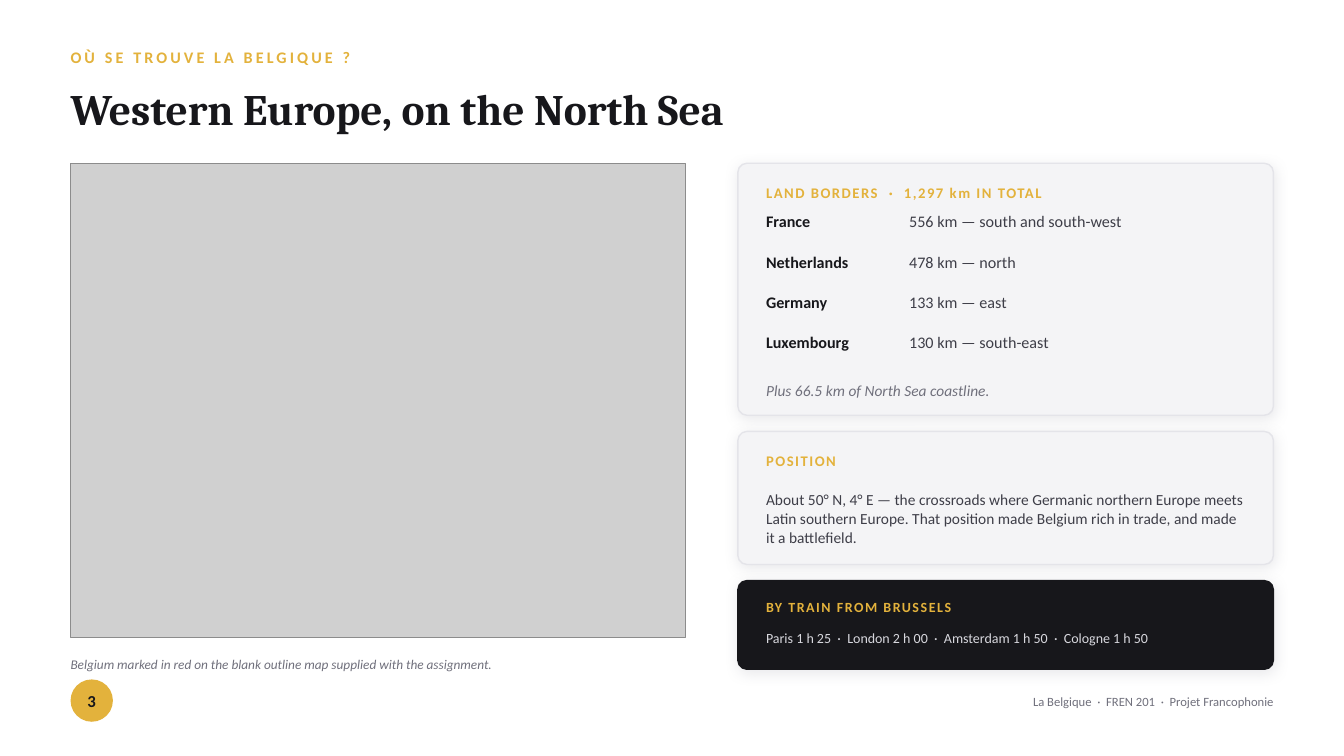
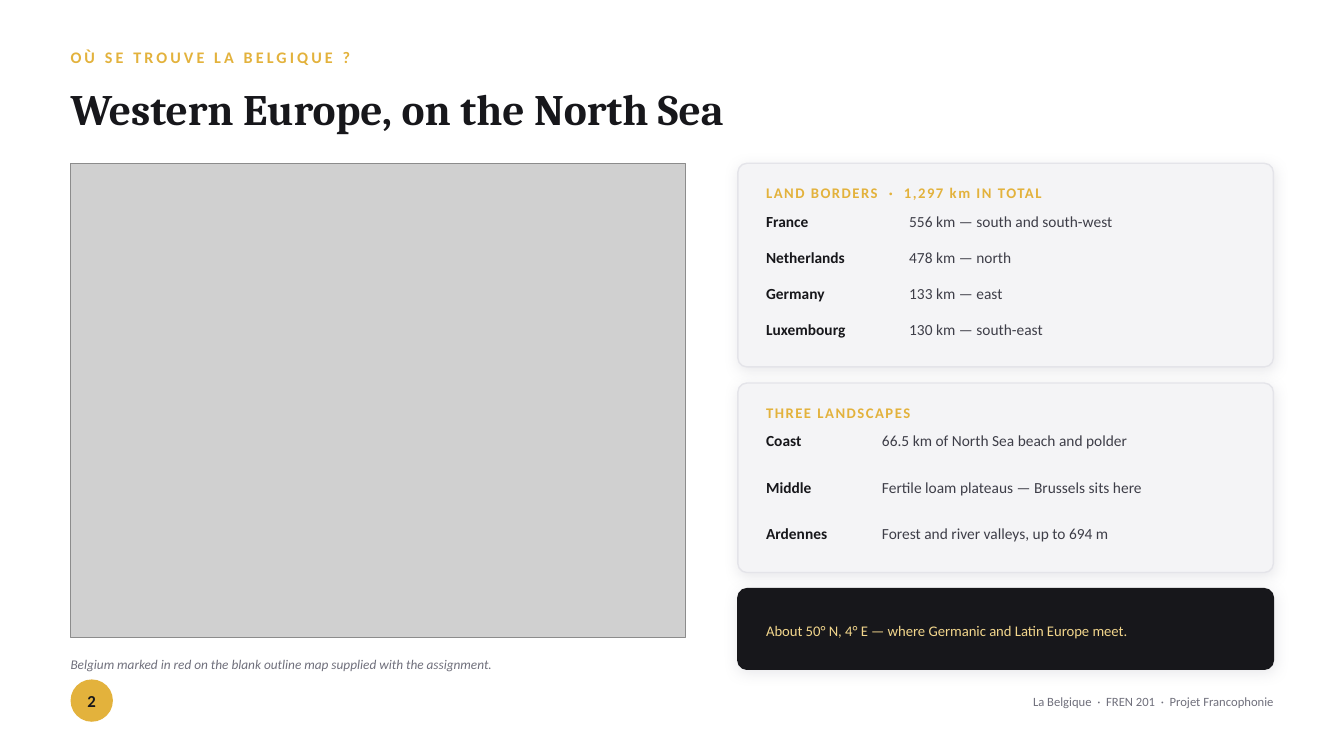
Before and after one commit to zman300z/BOYNT-WORK, a slide deck: slide 2 of fren201-belgium/La_Belgique_FREN201.pptx (slide 3 before the commit). Drawn at 1344x756 pixels with LibreOffice and Linux fonts; fonts in the diff are those of the drawing; grey boxes stand for pictures. Boxes give left, top, right and bottom in pixels: in the first picture for what was removed or moved away, otherwise in the second. Text is boxed around its words. In the diff, an @@ line names an element or a change of style, - is before the commit and + after.

```diff
--- a/fren201-belgium/La_Belgique_FREN201.pptx
+++ b/fren201-belgium/La_Belgique_FREN201.pptx
@@ rounded rectangle resized from (x1=738, y1=163, x2=1273, y2=415) to (x1=738, y1=163, x2=1273, y2=367) @@
@@ text "Germany" moved from (x1=766, y1=297, x2=827, y2=311) to (x1=766, y1=289, x2=825, y2=302) @@
@@ text "133 km — east" moved from (x1=909, y1=297, x2=1006, y2=308) to (x1=909, y1=288, x2=1002, y2=299) @@
@@ size 11.5 to 11 pt in 8 elements at (x1=909, y1=216, x2=1112, y2=227), (x1=766, y1=217, x2=808, y2=227), (x1=909, y1=252, x2=1011, y2=263), (x1=766, y1=252, x2=845, y2=263), (x1=909, y1=288, x2=1002, y2=299), (x1=766, y1=289, x2=825, y2=302), (x1=909, y1=324, x2=1042, y2=335), (x1=766, y1=324, x2=845, y2=338) @@
@@ text "Luxembourg" moved from (x1=766, y1=336, x2=849, y2=351) to (x1=766, y1=324, x2=845, y2=338) @@
@@ text "130 km — south-east" moved from (x1=909, y1=337, x2=1048, y2=348) to (x1=909, y1=324, x2=1042, y2=335) @@
@@ proportions changed in 3 elements at (x1=738, y1=163, x2=1273, y2=367), (x1=738, y1=589, x2=1273, y2=669), (x1=738, y1=383, x2=1273, y2=573) @@
@@ rounded rectangle resized from (x1=738, y1=432, x2=1273, y2=565) to (x1=738, y1=383, x2=1273, y2=573) @@
@@ text added at (x1=766, y1=399, x2=1245, y2=425), 10.5 pt, text #E3B23C, bold @@
+THREE LANDSCAPES
@@ vertical alignment middle to top in 3 elements at (x1=882, y1=435, x2=1127, y2=449), (x1=882, y1=482, x2=1142, y2=496), (x1=766, y1=436, x2=801, y2=446) @@
@@ text at (x1=766, y1=436, x2=801, y2=446): text changed; size 10.5 to 11 pt; text colour #E3B23C to #17171B @@
-POSITION
+Coast
@@ text at (x1=882, y1=435, x2=1127, y2=449): text changed; text colour #70707C to #3E3E48; italic off @@
-Plus 66.5 km of North Sea coastline.
+66.5 km of North Sea beach and polder
@@ text removed at (x1=766, y1=494, x2=1243, y2=543) @@
-About 50° N, 4° E — the crossroads where Germanic northern Europe meets Latin southern Europe. That position made Belgium rich in trade, and made it a battlefield.
@@ text added at (x1=766, y1=482, x2=811, y2=493), 11 pt, text #17171B, bold @@
+Middle
@@ text at (x1=882, y1=482, x2=1142, y2=496): text changed; size 10 to 11 pt; text colour #E3B23C to #3E3E48; bold off @@
-BY TRAIN FROM BRUSSELS
+Fertile loam plateaus — Brussels sits here
@@ text added at (x1=766, y1=528, x2=827, y2=539), 11 pt, text #17171B, bold @@
+Ardennes
@@ text added at (x1=882, y1=528, x2=1108, y2=542), 11 pt, text #3E3E48 @@
+Forest and river valleys, up to 694 m
@@ rounded rectangle resized from (x1=738, y1=581, x2=1273, y2=669) to (x1=738, y1=589, x2=1273, y2=669) @@
@@ text added at (x1=766, y1=625, x2=1128, y2=639), 10.5 pt, text #F2D68C @@
+About 50° N, 4° E — where Germanic and Latin Europe meet.
@@ text removed at (x1=766, y1=633, x2=1148, y2=646) @@
-Paris 1 h 25 · London 2 h 00 · Amsterdam 1 h 50 · Cologne 1 h 50
@@ text at (x1=87, y1=696, x2=95, y2=707): text changed @@
-3
+2
```
Also in this commit, not shown: 13 other slides changed, 1 slide added, 6 slides removed, 4 other files.
